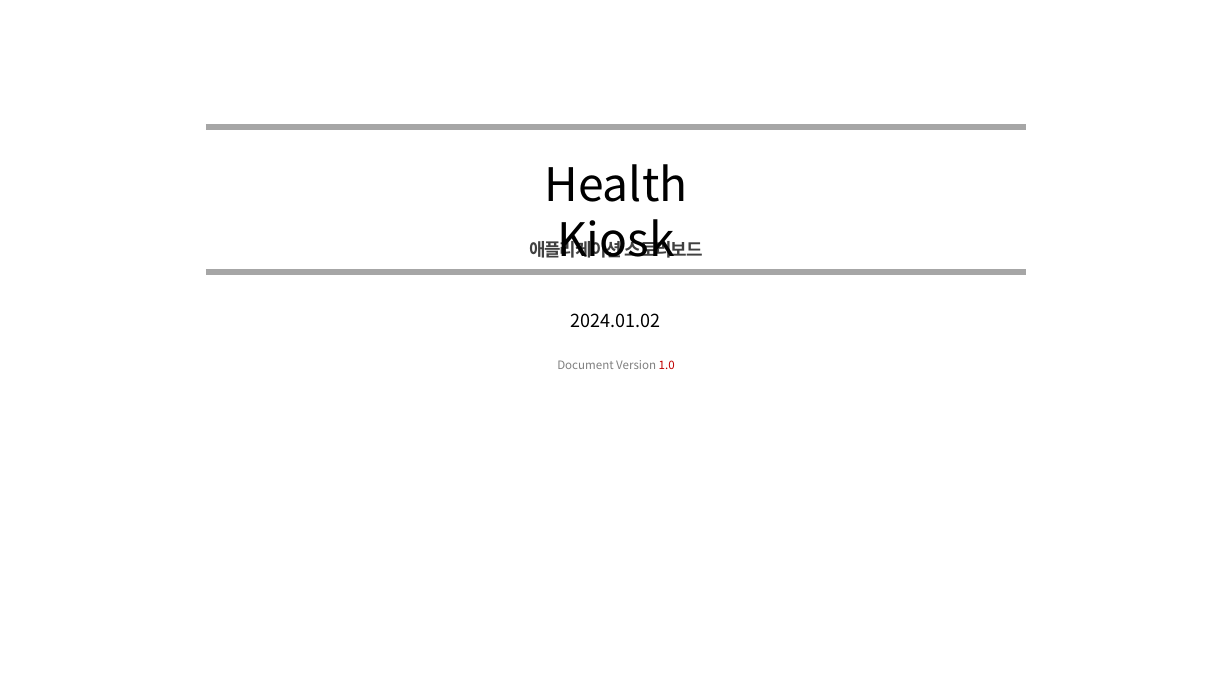
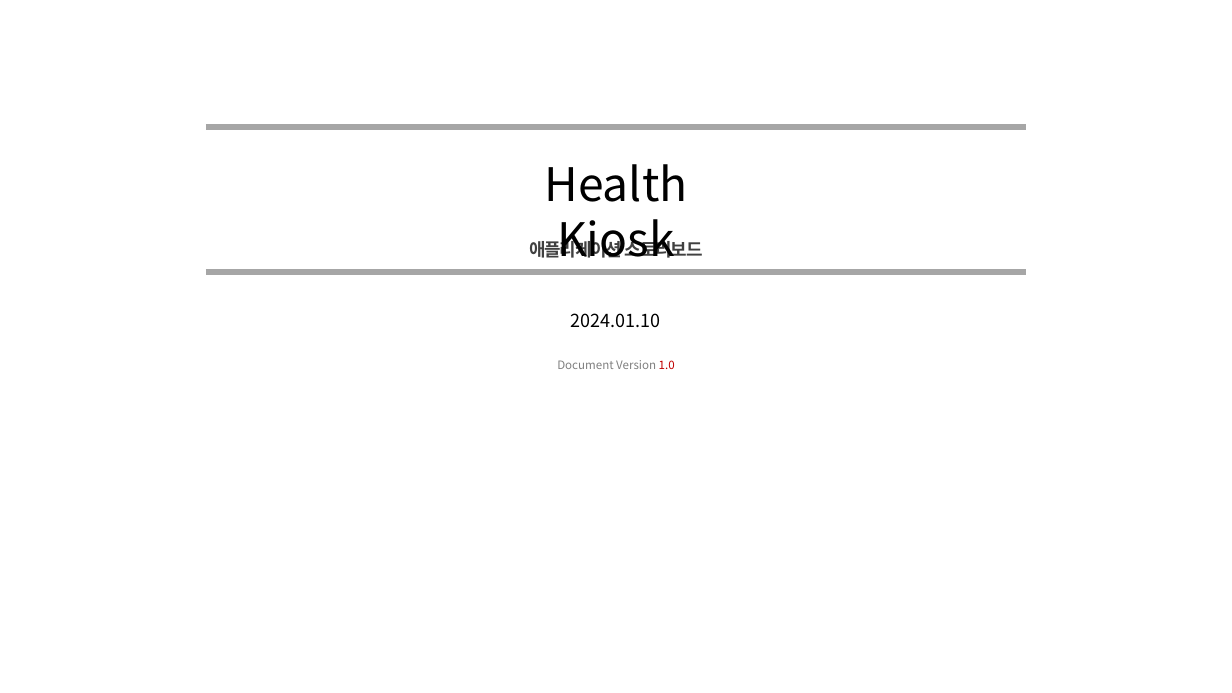
Before and after one commit to GyuminGomin/HealthKiosk, a slide deck: slide 1 of pilot project 파일/[별첨1]PushMan(Story Board_template).pptx. Drawn at 1232x693 pixels with LibreOffice and Linux fonts; fonts in the diff are those of the drawing. Boxes give left, top, right and bottom in pixels: in the first picture for what was removed or moved away, otherwise in the second. Text is boxed around its words. In the diff, an @@ line names an element or a change of style, - is before the commit and + after.

```diff
--- a/pilot project 파일/[별첨1]PushMan(Story Board_template).pptx
+++ b/pilot project 파일/[별첨1]PushMan(Story Board_template).pptx
@@ text at (571, 313, 661, 327): text changed @@
-2024.01.02
+2024.01.10
```
Also in this commit, not shown: 1 other slide changed, 1 slide added, 1 slide removed, 1 other file.
